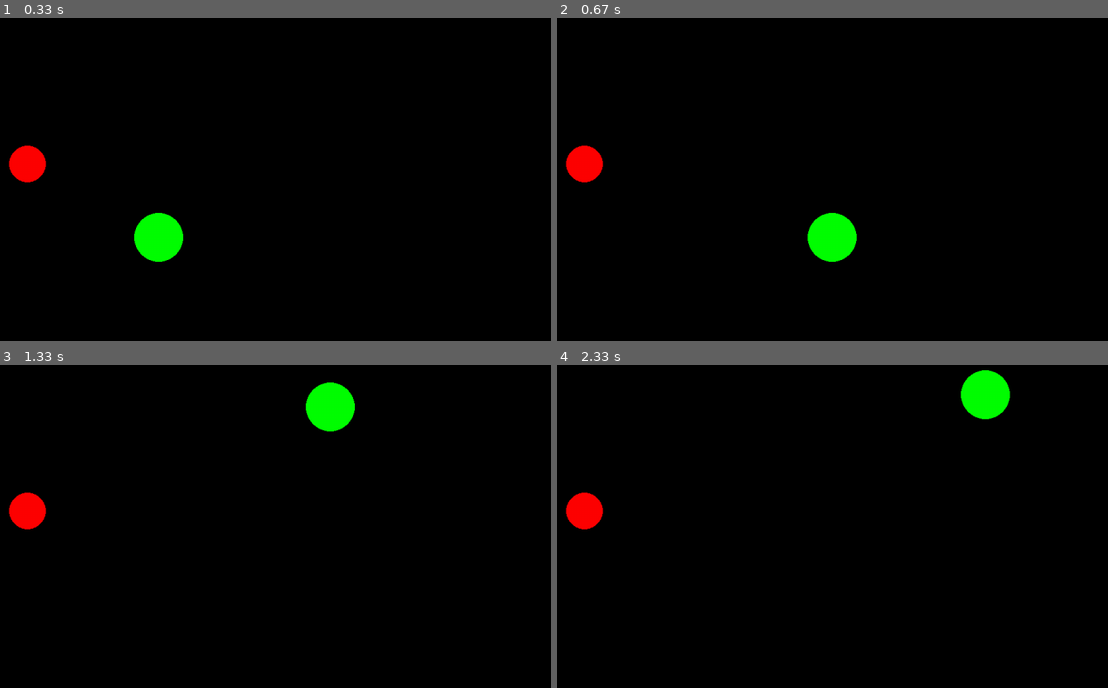
Above: before the commit, frames 1-4 (two rows, left to right).
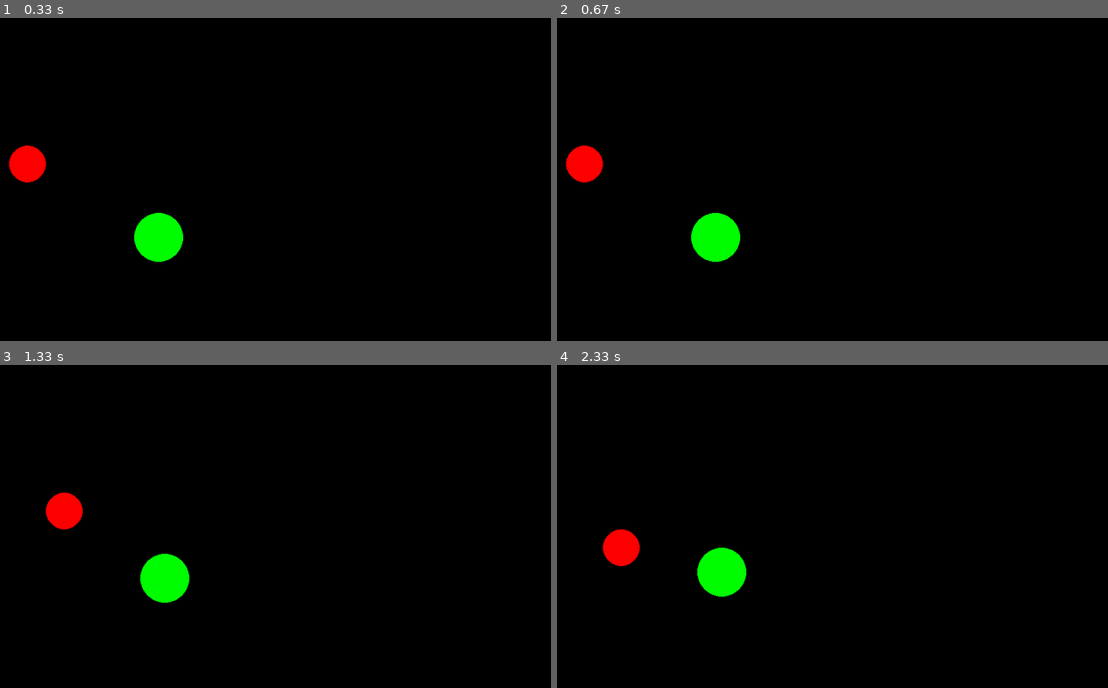
Above: after the commit, the same moments.

Repository: IliaIlinich/SpaceInvadersPyGame
Game: pygame game, started from main.py
The game is run twice, just before and just after one commit, with the same random seed, the same clock (stepped at 60 frames per second) and the same inputs.
Inputs:
- Up to frame 1 (0.33 s): no input
- Up to frame 2 (0.67 s): hold Right from 0.33 s (still down)
- Up to frame 3 (1.33 s): release Right at 0.8 s; hold Up from 0.83 s (still down)
- Up to frame 4 (2.33 s): release Up at 1.35 s; hold Right 1.38-1.97 s; hold Left from 2 s (still down)

Frame 1 is identical in both runs. In frame 2, 2.2% of the frame differs, in the area x 24-55%, y 60-76%; in frame 3, 3.4%; in frame 4, 3.4%, in the area x 1-83%, y 1-72%.

Commit message:
Alien movement testing added

Diff:
--- a/alienController.py
+++ b/alienController.py
@@ -4,6 +4,21 @@
 class Alien:
     def __init__(self, pos_x, pos_y):
         self.position = pygame.Vector2(pos_x, pos_y)
+        self.stage = 0 # Terminal variable for movement testing
+        self.timer_move = pygame.USEREVENT + 1
 
     def draw(self, surface):
         pygame.draw.circle(surface, "red", self.position, 30)
+
+    # Movement
+    def move_right(self):
+        self.position.x += 60
+
+    def move_left(self):
+        self.position.x -= 60
+
+    def move_up(self):
+        self.position.y -= 60
+
+    def move_down(self):
+        self.position.y += 60
--- a/main.py
+++ b/main.py
@@ -12,6 +12,7 @@
 
 # Alien setup
 alien1 = ALC.Alien(screen.get_width() / 3, screen.get_height() / 3)
+pygame.time.set_timer(alien1.timer_move, 1000)  # Alien movement timer
 
 # Main loop
 if __name__ == "__main__":
@@ -20,31 +21,47 @@
         for event in pygame.event.get():
             if event.type == pygame.QUIT:
                 running = False
-        # Background setup
-        screen.fill("black")
+            else:
+                # Background setup
+                screen.fill("black")
 
-        # Draw player
-        pygame.draw.circle(screen, "green", player_pos, 40)
+                # Draw player
+                pygame.draw.circle(screen, "green", player_pos, 40)
 
-        # (Temporary) Basic player movement
-        keys = pygame.key.get_pressed()
-        if keys[pygame.K_LEFT]:
-            player_pos.x -= 10
-        if keys[pygame.K_RIGHT]:
-            player_pos.x += 10
-        if keys[pygame.K_UP]:
-            player_pos.y -= 10
-        if keys[pygame.K_DOWN]:
-            player_pos.y += 10
+                # (Temporary) Basic player movement
+                keys = pygame.key.get_pressed()
+                if keys[pygame.K_LEFT]:
+                    player_pos.x -= 10
+                if keys[pygame.K_RIGHT]:
+                    player_pos.x += 10
+                if keys[pygame.K_UP]:
+                    player_pos.y -= 10
+                if keys[pygame.K_DOWN]:
+                    player_pos.y += 10
 
-        # Draw alien
-        alien1.draw(screen)
+                # Movement test
+                if event.type == alien1.timer_move:
+                    if alien1.stage == 0:
+                        alien1.move_right()
+                        alien1.stage += 1
+                    elif alien1.stage == 1:
+                        alien1.move_down()
+                        alien1.stage += 1
+                    elif alien1.stage == 2:
+                        alien1.move_left()
+                        alien1.stage += 1
+                    elif alien1.stage == 3:
+                        alien1.move_up()
+                        alien1.stage = 0
 
-        # Update the display
-        pygame.display.flip()
+                # Draw alien
+                alien1.draw(screen)
 
-        # The game is fixed to 60 fps
-        clock.tick(60)
+                # Update the display
+                pygame.display.flip()
+
+                # The game is fixed to 60 fps
+                clock.tick(60)
 
 # Quit Pygame
 pygame.quit()
